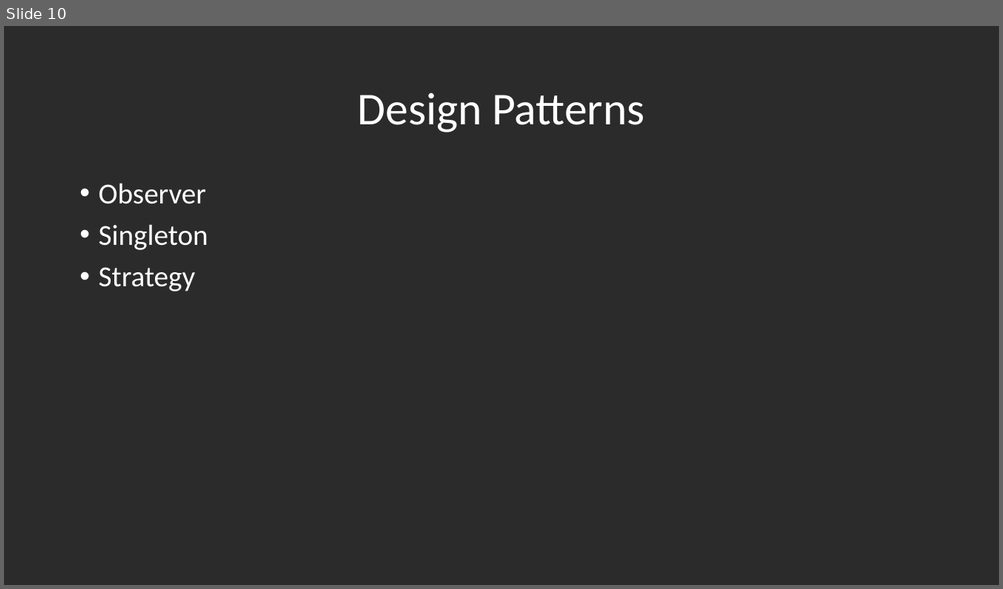
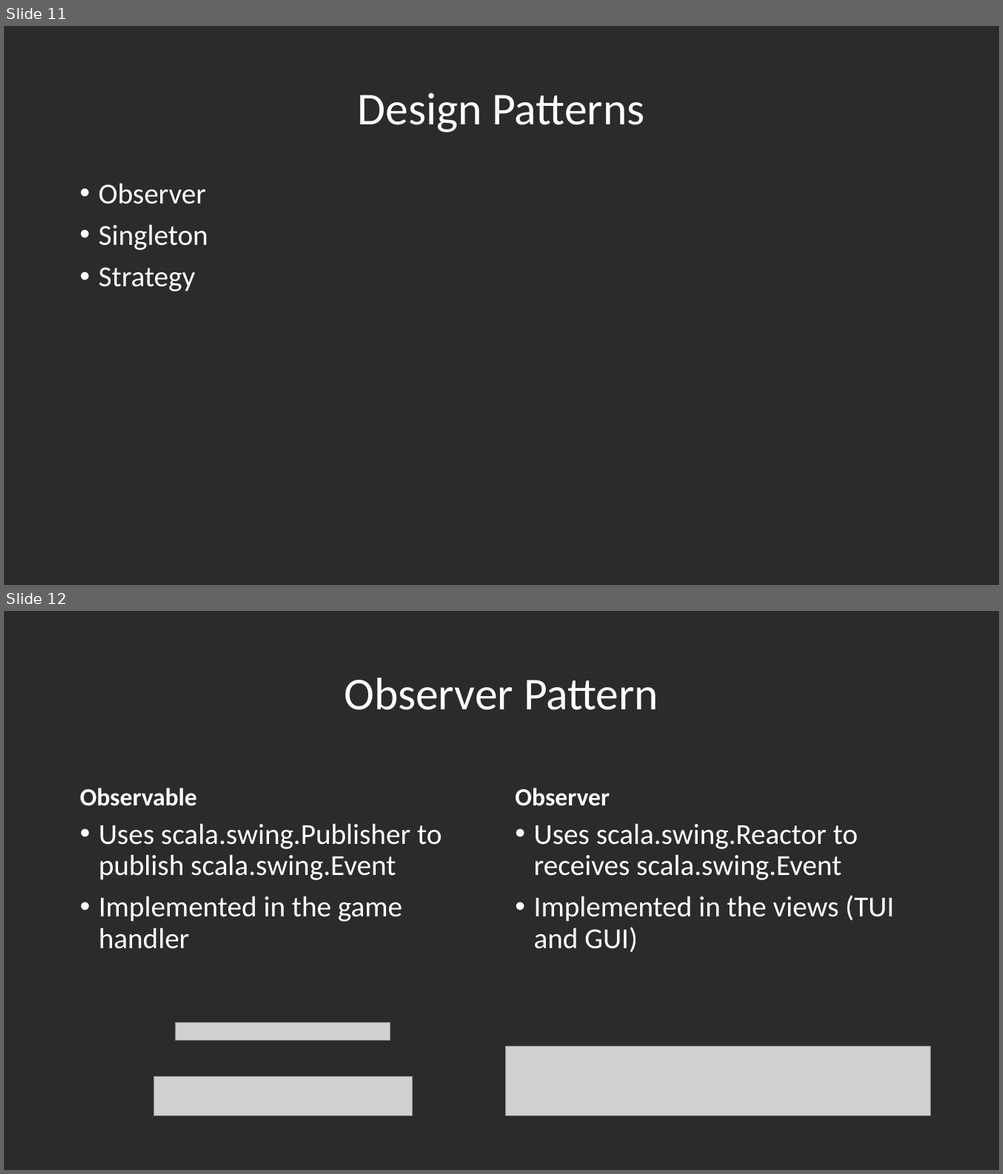
Before and after one commit to segidev/htwg.se.awol, a slide deck: Projektpräsentation SE.pptx. Shown one above the other, each under a label of ours: slide 10 before the commit, slides 11 and 12 after it. The pictures are 1003x589 and 1003x1174 pixels, drawn with LibreOffice and Linux fonts; fonts in the diff are those of the drawing; grey boxes stand for pictures; background and template pictures are left out; a plain dark background stands for a picture behind light text. Boxes give left, top, right and bottom in pixels: in the first picture for what was removed or moved away, otherwise in the second. Text is boxed around its words. In the diff, an @@ line names an element or a change of style, - is before the commit and + after.

```diff
--- a/Projektpräsentation SE.pptx
+++ b/Projektpräsentation SE.pptx
@@ slide 12 added at bbox=[4, 611, 999, 1170], background picture (left out) @@
@@ title added at bbox=[344, 678, 658, 710], 44 pt, text #FFFFFF @@
+Observer Pattern
@@ text added at bbox=[80, 788, 197, 806], 24 pt, text #FFFFFF, bold @@
+Observable
@@ text added at bbox=[515, 788, 609, 806], 24 pt, text #FFFFFF, bold @@
+Observer
@@ text added at bbox=[99, 823, 441, 949], 28 pt, text #FFFFFF @@
+• Uses scala.swing.Publisher to publish scala.swing.Event
+• Implemented in the game handler
@@ text added at bbox=[534, 823, 893, 952], 28 pt, text #FFFFFF @@
+• Uses scala.swing.Reactor to receives scala.swing.Event
+• Implemented in the views (TUI and GUI)
@@ picture added at bbox=[176, 1023, 390, 1041] @@
@@ picture added at bbox=[506, 1047, 930, 1116] @@
@@ picture added at bbox=[153, 1077, 412, 1116] @@
@@ what was slide 10 is now slide 11 @@
```
Also in this commit, not shown: 10 slides changed, 2 other slides added, 3 slides removed.
